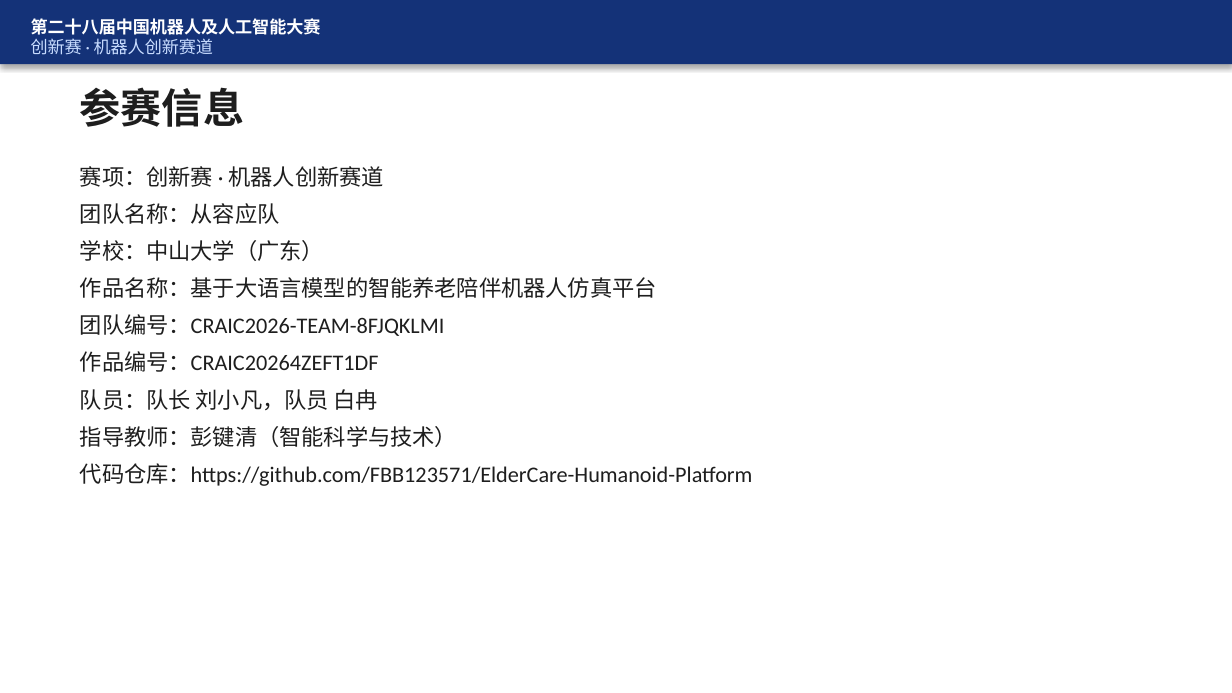
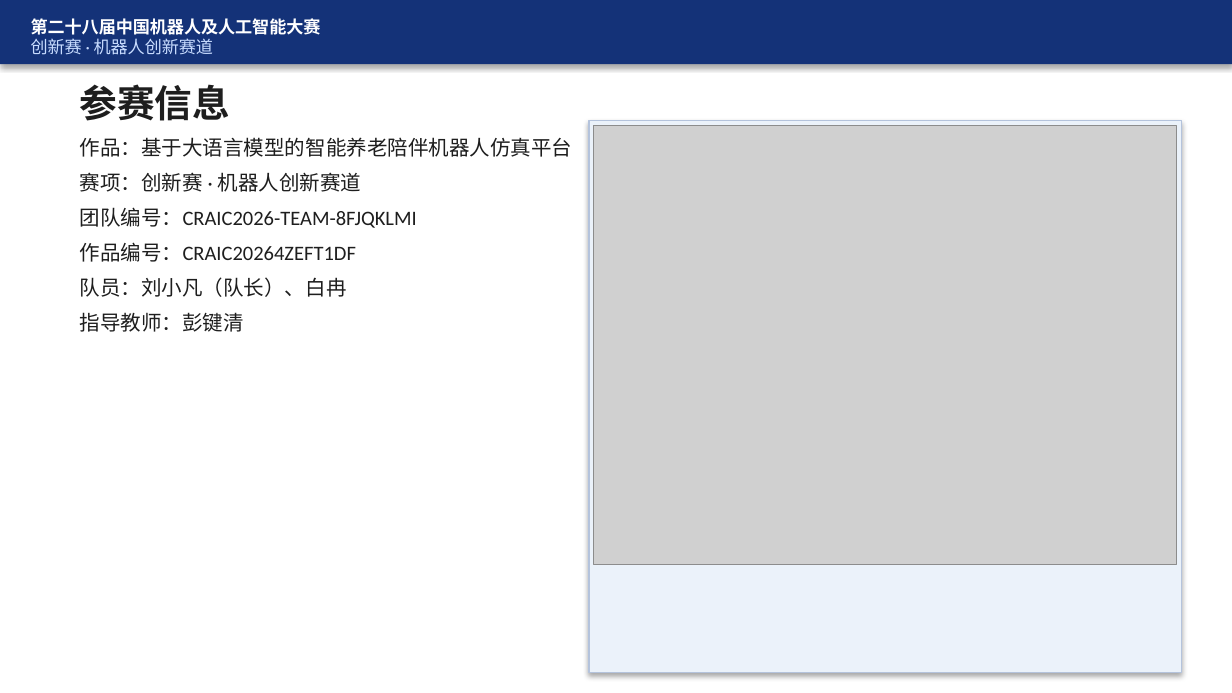
Before and after one commit to FBB123571/ElderCare-Humanoid-Platform, a slide deck: slide 3 of docs/答辩_CareCompanion.pptx (slide 2 before the commit). Drawn at 1232x693 pixels with LibreOffice and Linux fonts; fonts in the diff are those of the drawing; grey boxes stand for pictures. Boxes give left, top, right and bottom in pixels: in the first picture for what was removed or moved away, otherwise in the second. Text is boxed around its words. In the diff, an @@ line names an element or a change of style, - is before the commit and + after.

```diff
--- a/docs/答辩_CareCompanion.pptx
+++ b/docs/答辩_CareCompanion.pptx
@@ text "参赛信息" at box(80, 84, 230, 121): size 24 to 22 pt @@
@@ text "作品：基于大语言模型的智能养老陪伴机器人仿真平台": place and size @@
-text "作品：基于大语言模型的智能养老陪伴机器人仿真平台" at box(80, 166, 753, 486)
+text "作品：基于大语言模型的智能养老陪伴机器人仿真平台" at box(80, 137, 572, 332)
@@ text at box(80, 137, 572, 157): paragraph added @@
+作品：基于大语言模型的智能养老陪伴机器人仿真平台
@@ rectangle added at box(589, 121, 1181, 673), fill #EBF2FA, outline #B4C3DC 0.75 pt @@
@@ picture added at box(594, 126, 1177, 564) @@
@@ text at box(80, 172, 417, 262): size 13 to 12 pt in "赛项：创新赛 · 机器人创新赛道", "团队编号：CRAIC2026-TEAM-8FJQKLMI", "作品编号：CRAIC20264ZEFT1DF" @@
@@ text at box(80, 203, 657, 298): paragraphs removed @@
-团队名称：从容应队
-学校：中山大学（广东）
-作品名称：基于大语言模型的智能养老陪伴机器人仿真平台
@@ text at box(80, 277, 347, 332): text changed; size 13 to 12 pt @@
-队员：队长 刘小凡，队员 白冉
-指导教师：彭键清（智能科学与技术）
-代码仓库：https://github.com/FBB123571/ElderCare-Humanoid-Platform
+队员：刘小凡（队长）、白冉
+指导教师：彭键清
```
Also in this commit, not shown: 20 other slides changed, 4 slides added, 2 slides removed, 16 other files.
